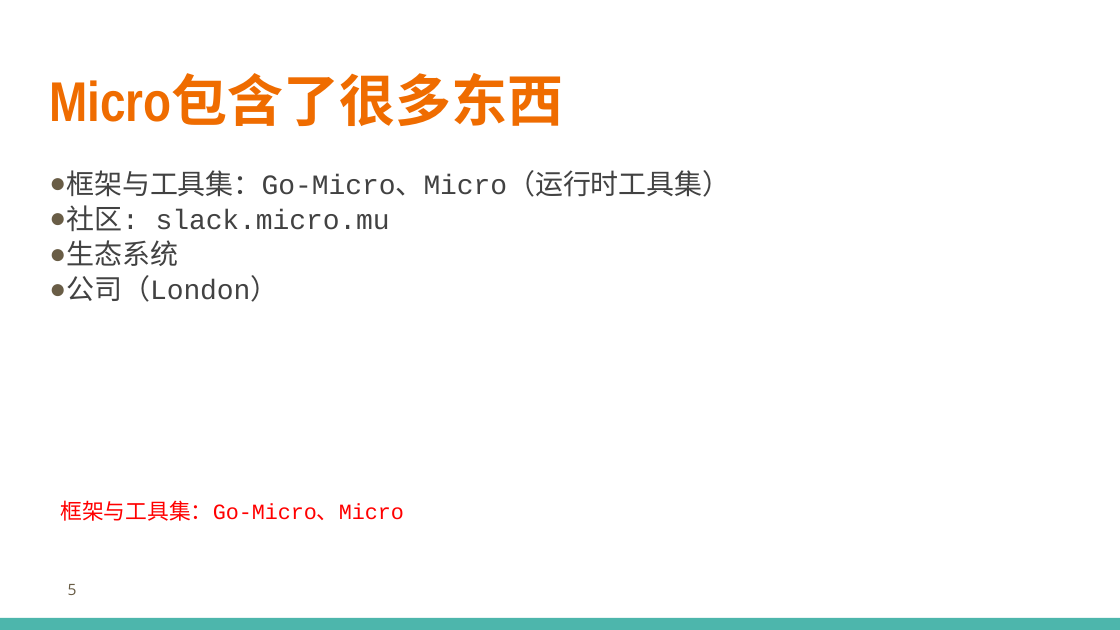
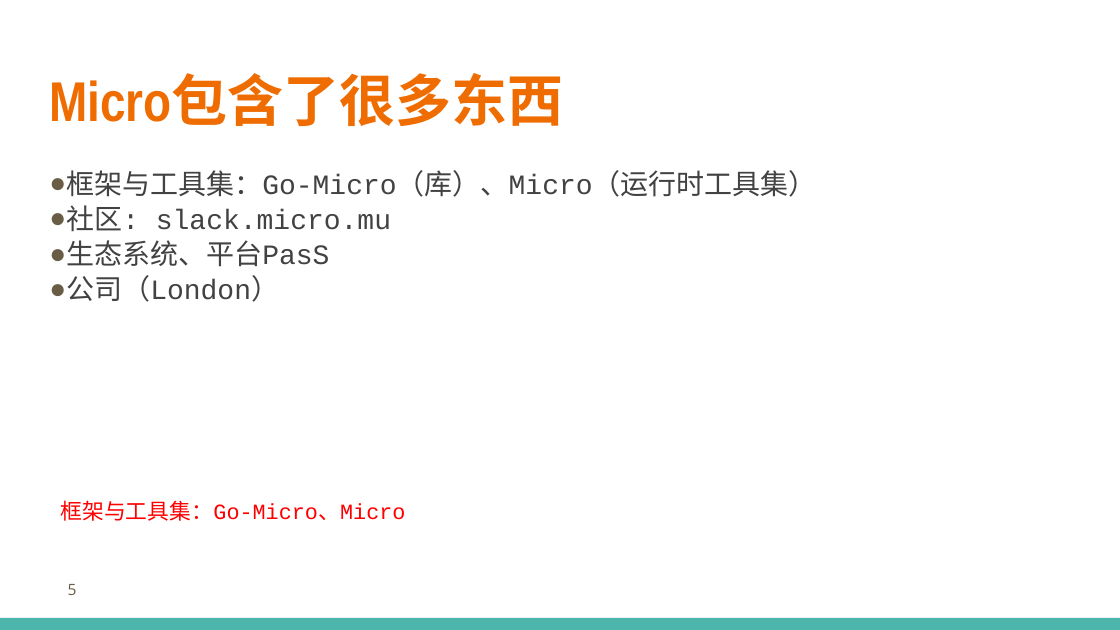
Before and after one commit to printfcoder/stack-rpc-tutorials, a slide deck: slide 5 of others/share/learning-go/【第一期】Go-Micro框架设计.pptx. Drawn at 1120x630 pixels with LibreOffice and Linux fonts; fonts in the diff are those of the drawing; background and template pictures are left out. Boxes give left, top, right and bottom in pixels: in the first picture for what was removed or moved away, otherwise in the second. Text is boxed around its words. In the diff, an @@ line names an element or a change of style, - is before the commit and + after.

```diff
--- a/others/share/learning-go/【第一期】Go-Micro框架设计.pptx
+++ b/others/share/learning-go/【第一期】Go-Micro框架设计.pptx
@@ text at (66, 170, 816, 197): text changed @@
-● 框架与工具集：Go-Micro、Micro（运行时工具集）
+● 框架与工具集：Go-Micro（库）、Micro（运行时工具集）
@@ text at (66, 205, 391, 302): letter spacing -0.1 to 0 pt in "社区: slack.micro.mu", "公司（London）"; indent changed @@
@@ text at (66, 240, 329, 267): text changed @@
-● 生态系统
+● 生态系统、平台PasS
@@ text "框架与工具集：Go-Micro、Micro" at (61, 500, 406, 521): letter spacing -0.1 to 0 pt; less space between paragraphs @@
```
Also in this commit, not shown: 23 other slides changed, 1 slide added, 1 slide removed, 1 other file.
